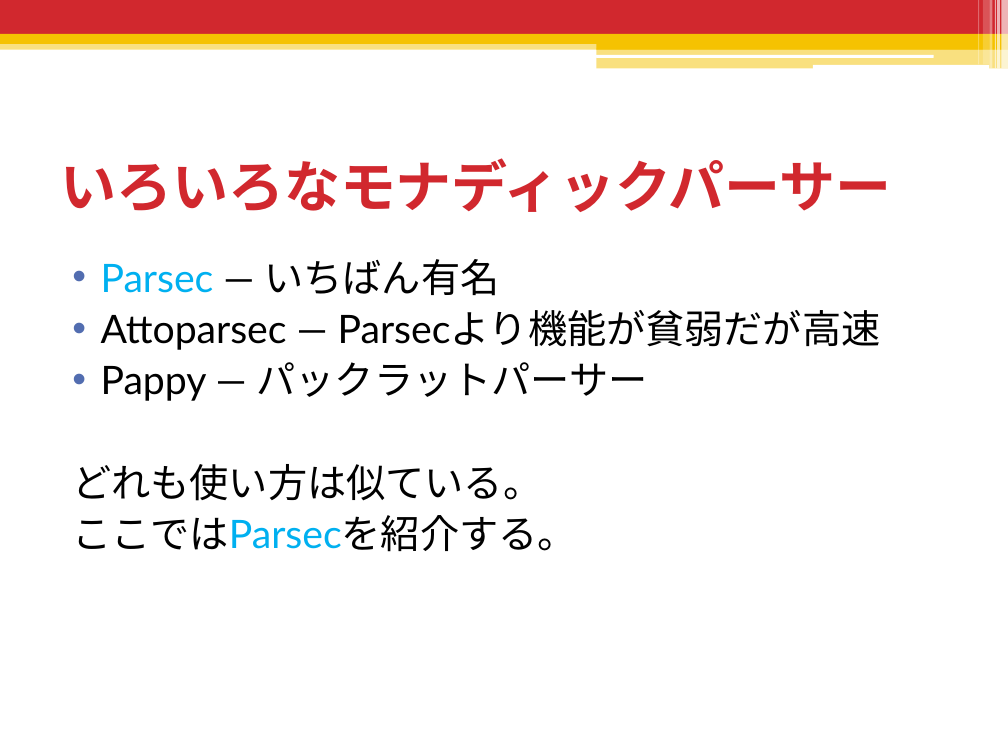
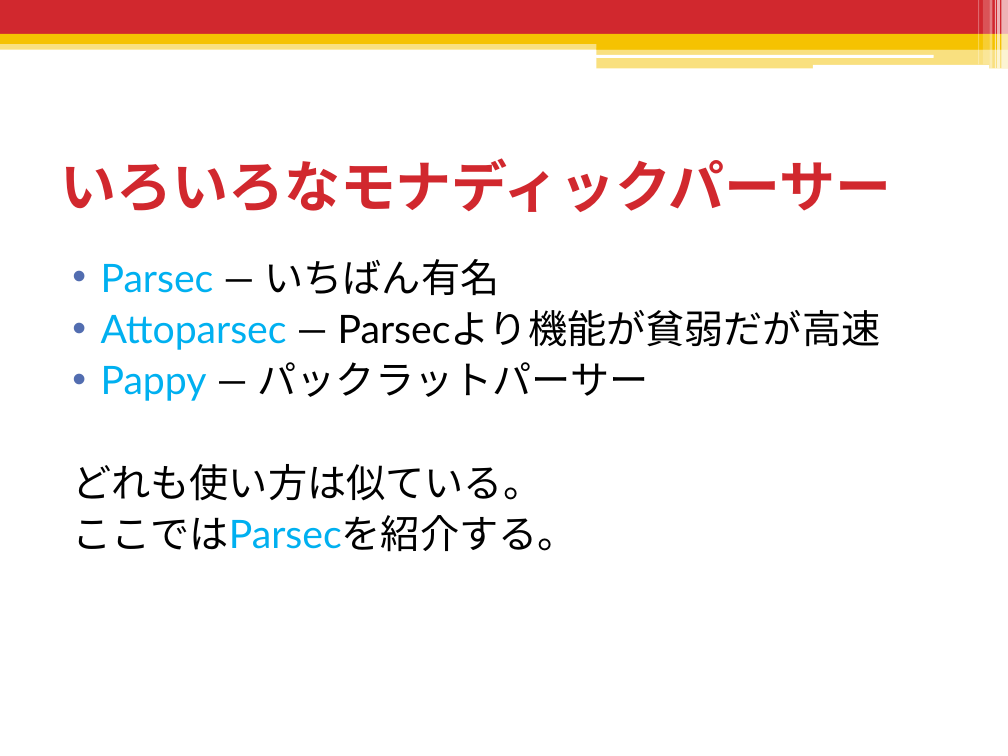
Before and after one commit to shiatsumat/HaskellLecture, a slide deck: slide 154 of 2_monad/slides/2_monad.pptx. Drawn at 1008x756 pixels with LibreOffice and Linux fonts; fonts in the diff are those of the drawing. Boxes give left, top, right and bottom in pixels: in the first picture for what was removed or moved away, otherwise in the second. Text is boxed around its words. In the diff, an @@ line names an element or a change of style, - is before the commit and + after.

```diff
--- a/2_monad/slides/2_monad.pptx
+++ b/2_monad/slides/2_monad.pptx
@@ text at (101,310,881,401): text colour #000000 to #00B0F0 in "Attoparsec", "Pappy" @@
```
Also in this commit, not shown: 10 other slides changed, 4 slides added, 3 slides removed, 2 other files.
